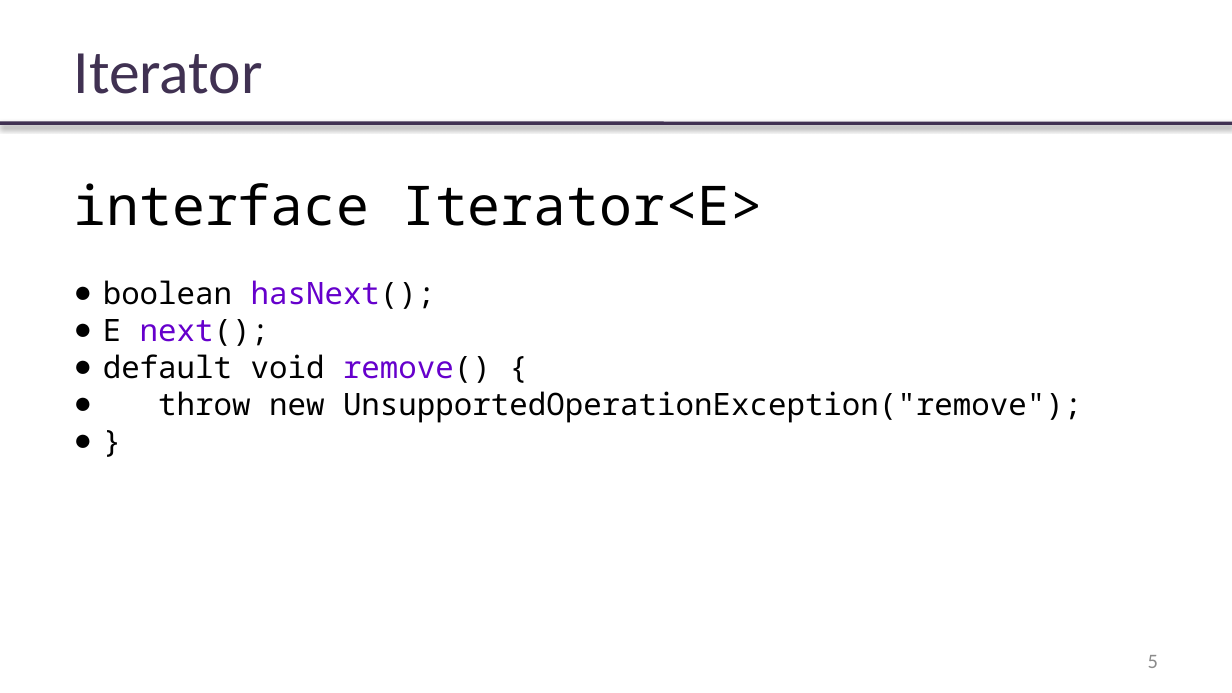
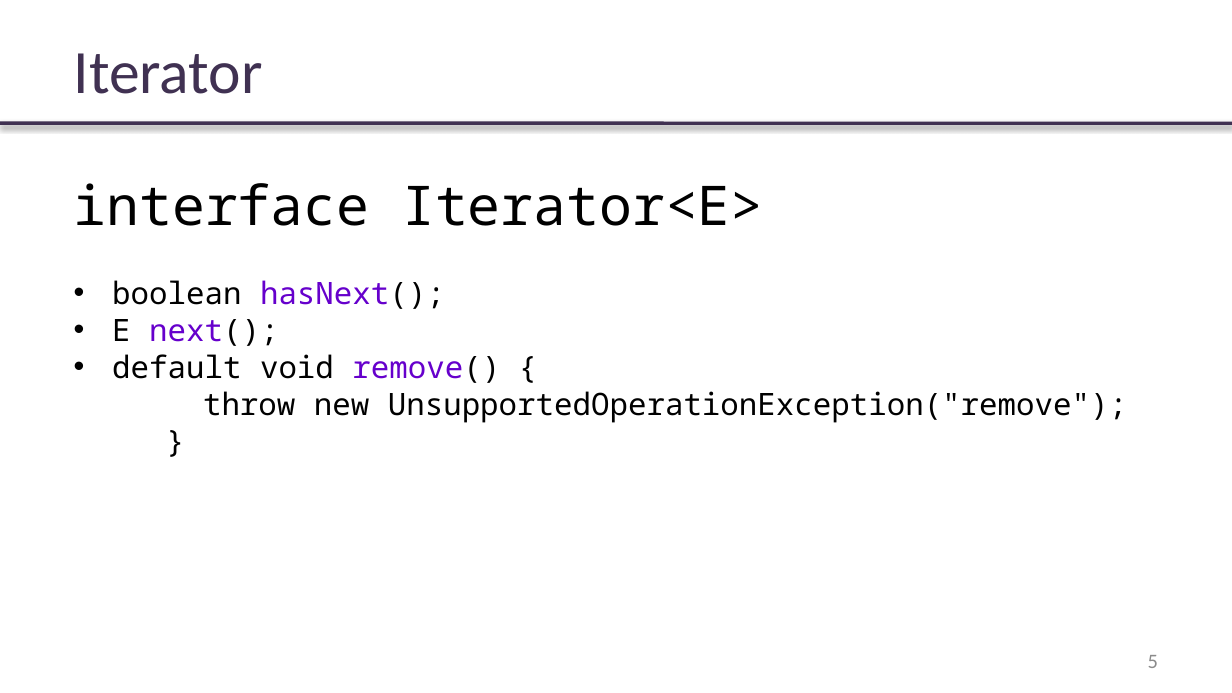
Before and after one commit to rybalkinsd/atom, a slide deck: slide 5 of lecture3/presentation/lecture03.pptx. Drawn at 1232x693 pixels with LibreOffice and Linux fonts; fonts in the diff are those of the drawing; background and template pictures are left out. Boxes give left, top, right and bottom in pixels: in the first picture for what was removed or moved away, otherwise in the second. Text is boxed around its words. In the diff, an @@ line names an element or a change of style, - is before the commit and + after.

```diff
--- a/lecture3/presentation/lecture03.pptx
+++ b/lecture3/presentation/lecture03.pptx
@@ text at <box>112,280,1127,423</box>: bullet ● to •; bullet ● to none @@
```
Also in this commit, not shown: 10 other slides changed, 26 slides added, 4 slides removed.
